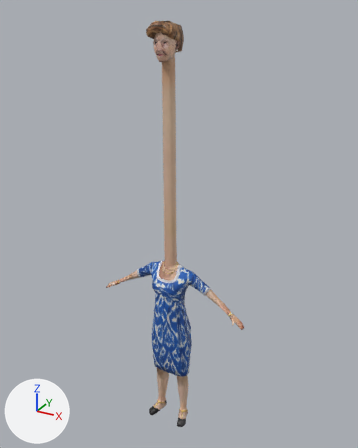
An edit to the FBX model juegojuego/Assets/3DModels/Characters/Modelo/Concha.fbx, drawn before and after from the same camera.
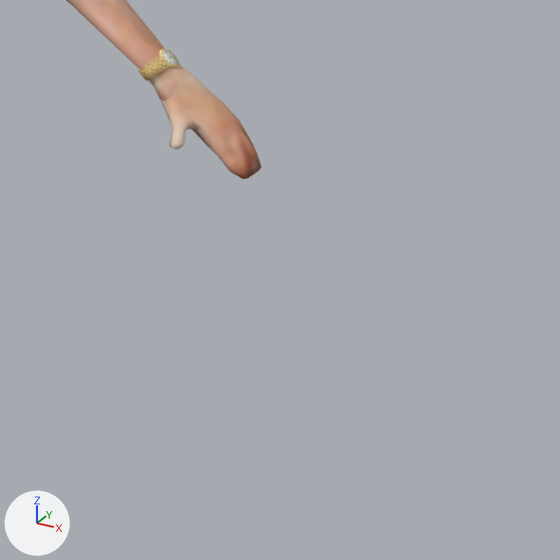
Each version appears first whole from a 50 mm lens placed at (2.022, -3.557, 3.958), pointed at (0.032, 0.061, 2.149), and next in a close-up on the part from 58% to 80% of the width and 68% to 85% of the height. The axes (+X, +Y, +Z) are drawn at lower left. The lights are the same throughout.

Script lines for the objects in view, before the commit:
```python
me_cylinder_002 = bpy.data.meshes.new('Cylinder.002')
me_cylinder_002.from_pydata(...)  # 4212 vertices, 4265 faces; spans x -0.75..0.75, y -0.22..0.12, z 0.0..3.86
# faces by material slot: [3449, 816]
me_cylinder_002.materials.append(mat_material_concha)  # picture img_texturaconcha_png
me_cylinder_002.materials.append(mat_material_conchacara)  # picture img_caraconcha_jpg
ob_femme = bpy.data.objects.new('femme', me_cylinder_002)
ob_femme.location = (0.0, 0.0, 0.0)
```
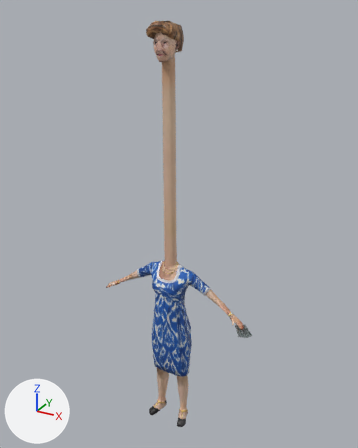
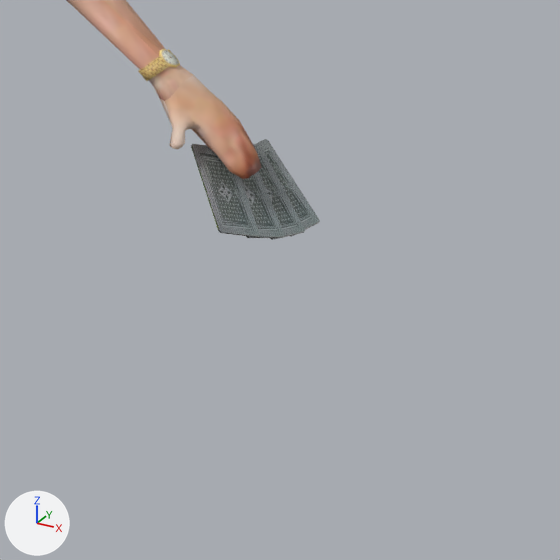
Commit message: Aniadidas cartas a las jugadoras

Location of each change, [x1, y1, x2, y2] in pixels of the close-ups (560 x 560 px):
'femme', reshaped: before [66, 0, 262, 179]; after [66, 0, 320, 240]
part 1 of me_cylinder_002, added: after [254, 145, 305, 240]
part 2 of me_cylinder_002, added: after [241, 171, 285, 238]
part 3 of me_cylinder_002, added: after [191, 144, 260, 237]
part 4 of me_cylinder_002, added: after [254, 139, 320, 237]

The change in detail:
Picture 'BarajaCartas.jpg' (img_barajacartas_jpg) is new.
Material 'Material.CartasFrontal.015' (mat_material_cartasfrontal_015) is new.
Its texture is img_barajacartas_jpg.
Material 'Material.CartasFrontal.016' (mat_material_cartasfrontal_016) is new.
Its texture is img_barajacartas_jpg.
Material 'Material.CartasFrontal.013' (mat_material_cartasfrontal_013) is new.
Its texture is img_barajacartas_jpg.
Material 'Material.CartasFrontal.014' (mat_material_cartasfrontal_014) is new.
Its texture is img_barajacartas_jpg.
me_cylinder_002 is used by ob_femme; location (0.0, 0.0, 0.0).
me_cylinder_002 had 4212 vertices, 4265 faces and spanned x -0.75..0.75, y -0.22..0.12, z 0.0..3.86.
me_cylinder_002 now has 4372 vertices, 4353 faces and spans x -0.75..0.81, y -0.22..0.12, z 0.0..3.86.
me_cylinder_002 part 1: a new loose piece of 40 vertices spanning x 0.7..0.81, y -0.08..0.03, z 1.24..1.32, in mat_material_cartasfrontal_013 (picture img_barajacartas_jpg).
me_cylinder_002 part 2: a new loose piece of 40 vertices spanning x 0.69..0.8, y -0.11..0.01, z 1.25..1.33, in mat_material_cartasfrontal_014 (picture img_barajacartas_jpg).
me_cylinder_002 part 3: a new loose piece of 40 vertices spanning x 0.67..0.78, y -0.14..-0.02, z 1.27..1.35, in mat_material_cartasfrontal_015 (picture img_barajacartas_jpg).
me_cylinder_002 part 4: a new loose piece of 40 vertices spanning x 0.71..0.81, y -0.05..0.05, z 1.23..1.31, in mat_material_cartasfrontal_016 (picture img_barajacartas_jpg).
me_cylinder_002 now uses material mat_material_cartasfrontal_013 (picture img_barajacartas_jpg).
me_cylinder_002 now uses material mat_material_cartasfrontal_014 (picture img_barajacartas_jpg).
me_cylinder_002 now uses material mat_material_cartasfrontal_015 (picture img_barajacartas_jpg).
me_cylinder_002 now uses material mat_material_cartasfrontal_016 (picture img_barajacartas_jpg).
